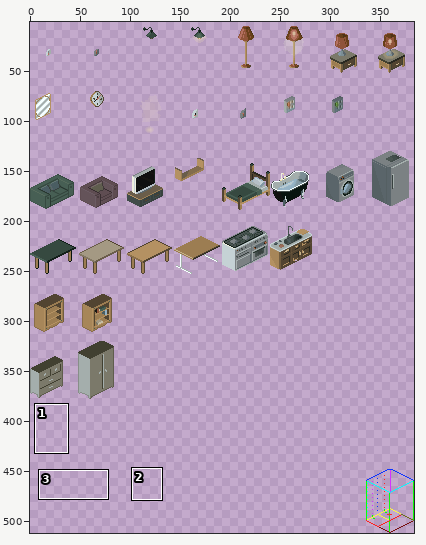
Edited in one commit: sprite sheet (assets/img/spritesheetA_6x6x10.png). The first picture is a wide view before the edit; the outline marks the close-up.
Close-up. Before the commit:
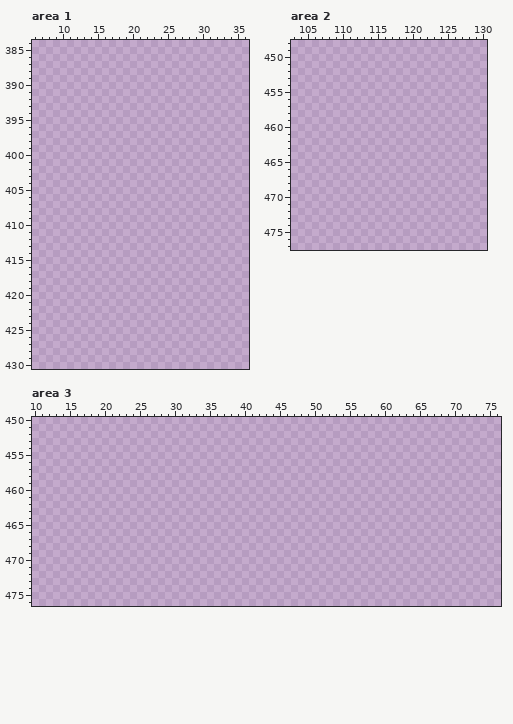
The file is 384x512 pixels. Pixels under 10% opacity are left out. Colours within 5 levels of each other are drawn and written as one. Shown: area 1: x 6..36, y 384..430; area 2: x 103..130, y 448..477; area 3: x 10..76, y 450..476. The wide view leaves out empty margins. The commit also changed other parts of the picture, which this record leaves out.
The same view after the edit:
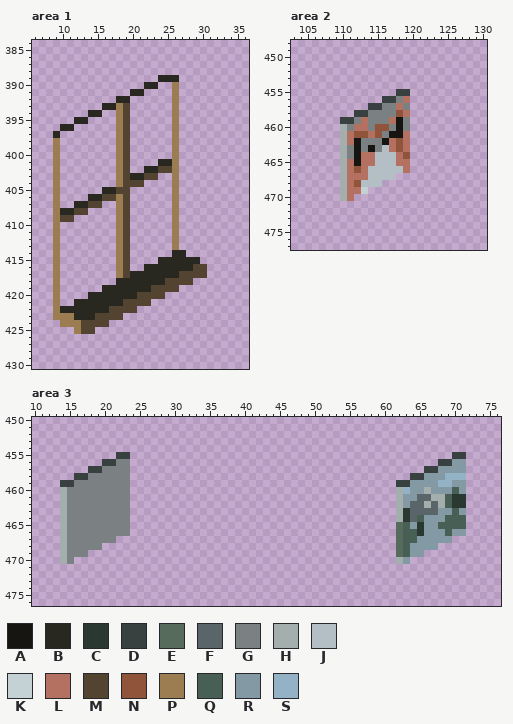
Palette (. is transparent): A #161512  B #292820  C #293831  D #38413f  E #566b5c  F #5a656a  G #7b8183  H #a4aeac  J #b4bec5  K #c5d2d5  L #b47061  M #524431  N #8f5439  P #9c7d52  Q #475f54  R #8399a4  S #94b2c5
The edit:
Area 1:
y 389: x 24..26 ... -> BBB
y 390: x 22..23 .. -> BB; x 26 . -> P
y 391: x 20..21 .. -> BB; x 26 . -> P
y 392: x 18..19 .. -> BB; x 26 . -> P
y 393: x 16..19 .... -> BBPM; x 26 . -> P
y 394: x 14..15 .. -> BB; x 18..19 .. -> PM; x 26 . -> P
y 395: x 12..13 .. -> BB; x 18..19 .. -> PM; x 26 . -> P
y 396: x 10..11 .. -> BB; x 18..19 .. -> PM; x 26 . -> P
y 397: x 9 . -> B; x 18..19 .. -> PM; x 26 . -> P
y 398..400: x 9 . -> P; x 18..19 .. -> PM; x 26 . -> P
y 401: x 9 . -> P; x 18..19 .. -> PM; x 24..26 ... -> BBP
y 402: x 9 . -> P; x 18..19 .. -> PM; x 22..26 ..... -> BBMMP
y 403: x 9 . -> P; x 18..23 ...... -> PMBBMM; x 26 . -> P
y 404: x 9 . -> P; x 18..21 .... -> PMMM; x 26 . -> P
y 405: x 9 . -> P; x 16..19 .... -> BBMM; x 26 . -> P
y 406: x 9 . -> P; x 14..19 ...... -> BBMMPM; x 26 . -> P
y 407: x 9 . -> P; x 12..15 .... -> BBMM; x 18..19 .. -> PM; x 26 . -> P
y 408: x 9..13 ..... -> PBBMM; x 18..19 .. -> PM; x 26 . -> P
y 409: x 9..11 ... -> PMM; x 18..19 .. -> PM; x 26 . -> P
y 410..413: x 9 . -> P; x 18..19 .. -> PM; x 26 . -> P
y 414: x 9 . -> P; x 18..19 .. -> PM; x 26..27 .. -> BB
y 415: x 9 . -> P; x 18..19 .. -> PM; x 24..29 ...... -> BBBBBB
y 416: x 9 . -> P; x 18..19 .. -> PM; x 22..30 ......... -> BBBBBBBMM
y 417: x 9 . -> P; x 18..30 ............. -> PMBBBBBBBMMMM
y 418: x 9 . -> P; x 18..28 ........... -> BBBBBBBMMMM
y 419: x 9 . -> P; x 16..26 ........... -> BBBBBBBMMMM
y 420: x 9 . -> P; x 14..24 ........... -> BBBBBBBMMMM
y 421: x 9 . -> P; x 12..22 ........... -> BBBBBBBMMMM
y 422: x 9..20 ............ -> PBBBBBBBMMMM
y 423: x 9..18 .......... -> PPPBBBMMMM
y 424: x 10..16 ....... -> PPPMMMM
y 425: x 12..14 ... -> PMM
Area 2:
y 455: x 118..119 .. -> DD
y 456: x 116..119 .... -> DDGL
y 457: x 114..119 ...... -> DDGGLG
y 458: x 112..119 ........ -> DDGGGGNL
y 459: x 110..119 .......... -> DDGLGGGLAG
y 460: x 110..119 .......... -> HGLLGNNGAG
y 461: x 110..119 .......... -> HLNNLNGAAL
y 462: x 110..119 .......... -> HLAGGGALNL
y 463: x 110..119 .......... -> HGAGAGJLNL
y 464: x 110..119 .......... -> HGALLJJJLN
y 465: x 110..119 .......... -> HLALLJJJLL
y 466: x 110..119 .......... -> HLNLJJJJJL
y 467: x 110..117 ........ -> HLLLJJJJ
y 468: x 110..115 ...... -> HLNJJJ
y 469: x 110..113 .... -> HLLK
y 470: x 110..111 .. -> HL
Area 3:
y 455: x 22..23 .. -> DD; x 70..71 .. -> DD
y 456: x 20..23 .... -> DDGG; x 68..71 .... -> DDRR
y 457: x 18..23 ...... -> DDGGGG; x 66..71 ...... -> DDRRRR
y 458: x 16..23 ........ -> DDGGGGGG; x 64..71 ........ -> DDRRRSSS
y 459: x 14..23 .......... -> DDGGGGGGGG; x 62..71 .......... -> DDRRRRSSRR
y 460: x 14..23 .......... -> HGGGGGGGGG; x 62..71 .......... -> HSRRHRRRQR
y 461: x 14..23 .......... -> HGGGGGGGGG; x 62..71 .......... -> HRRFFHHQCC
y 462: x 14..23 .......... -> HGGGGGGGGG; x 62..71 .......... -> HRFFHFHQCC
y 463: x 14..23 .......... -> HGGGGGGGGG; x 62..71 .......... -> HCFFFFRRQR
y 464: x 14..23 .......... -> HGGGGGGGGG; x 62..71 .......... -> HCFQRRRQQQ
y 465: x 14..23 .......... -> HGGGGGGGGG; x 62..71 .......... -> EQRCRRQQQQ
y 466: x 14..23 .......... -> HGGGGGGGGG; x 62..71 .......... -> EQQCRRRQRR
y 467: x 14..21 ........ -> HGGGGGGG; x 62..69 ........ -> EQQRRRRR
y 468: x 14..19 ...... -> HGGGGG; x 62..67 ...... -> EQRRRR
y 469: x 14..17 .... -> HGGG; x 62..65 .... -> EQRR
y 470: x 14..15 .. -> HG; x 62..63 .. -> HR
